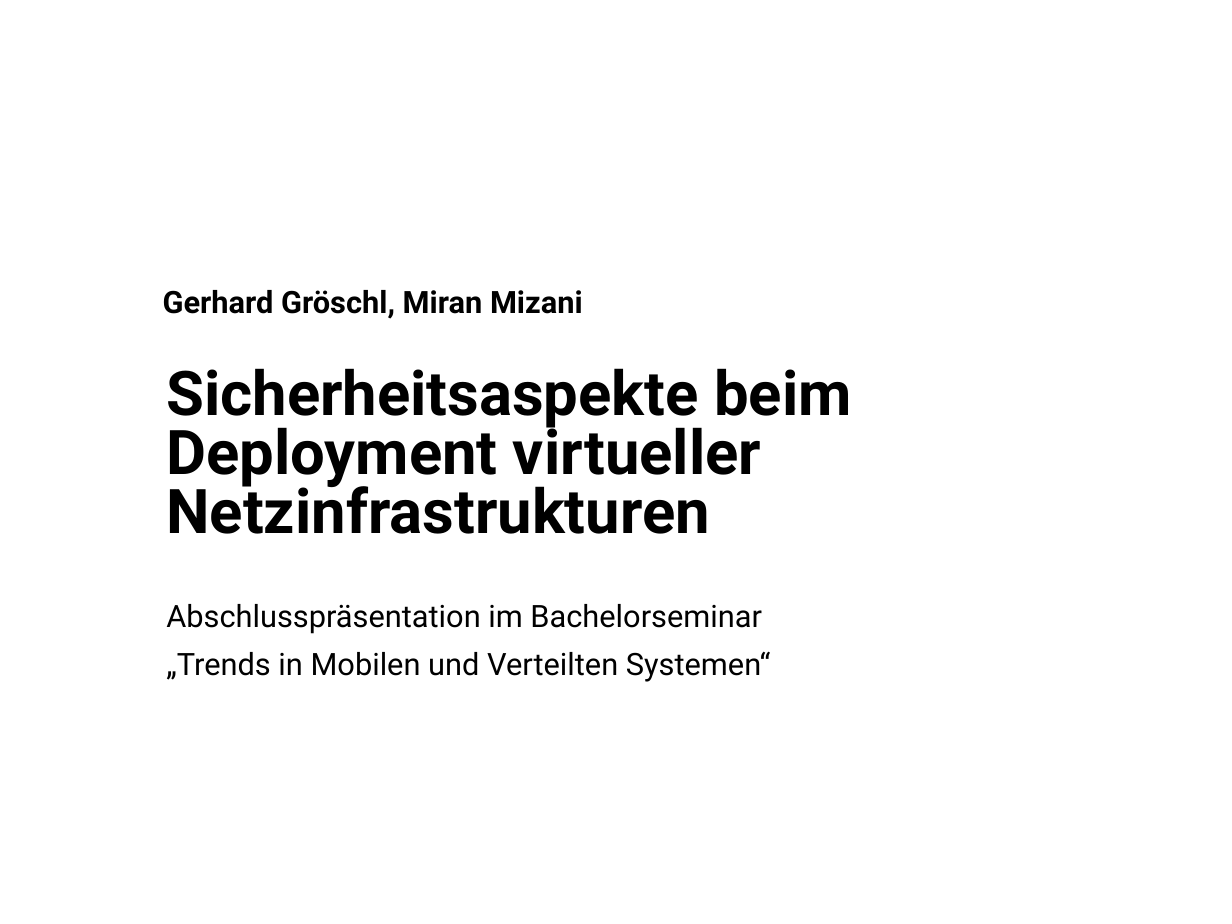
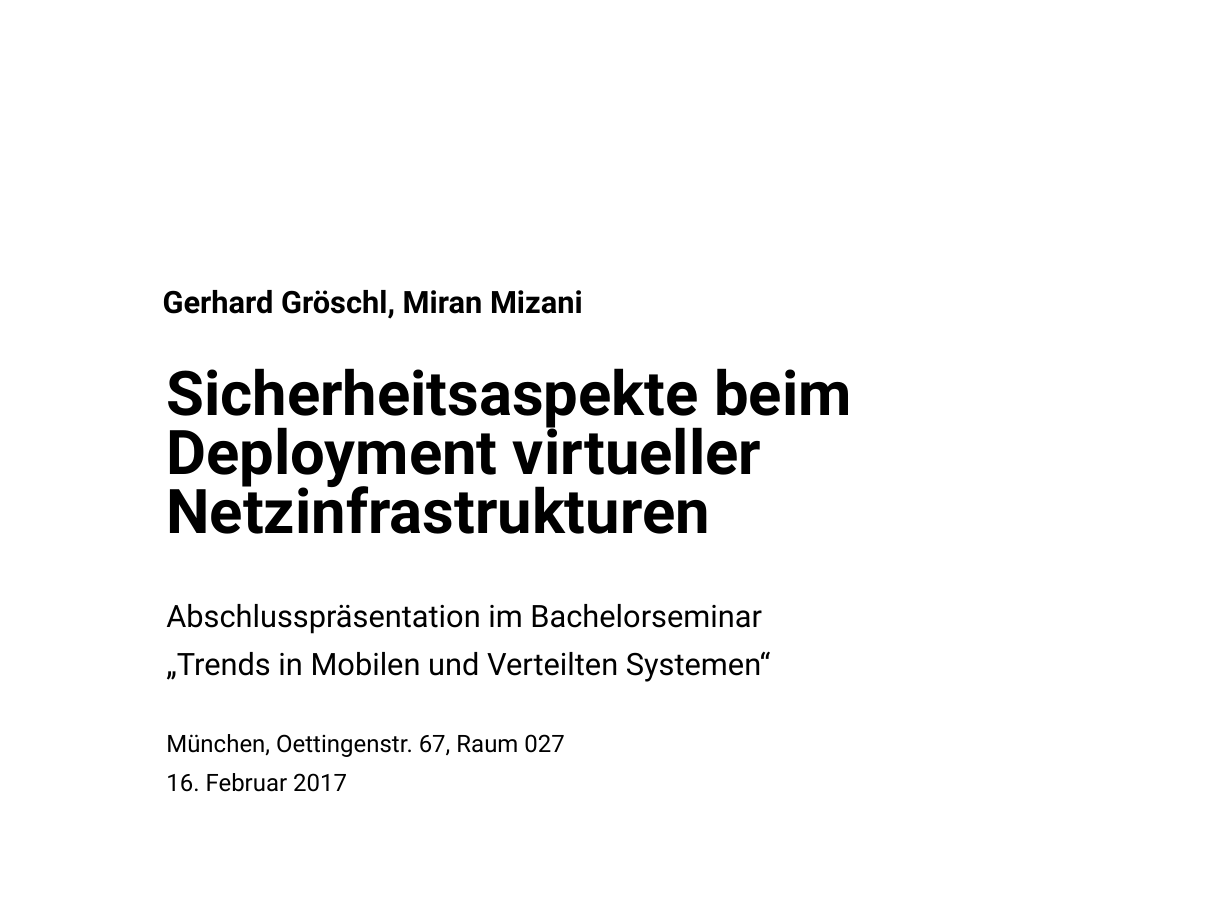
Before and after one commit to GeGroe/timvs, a slide deck: slide 2 of Referat/PowerPoint/TimvS_SVNE.pptx (slide 1 before the commit). Drawn at 1232x924 pixels with LibreOffice and Linux fonts; fonts in the diff are those of the drawing; background and template pictures are left out. Boxes give left, top, right and bottom in pixels: in the first picture for what was removed or moved away, otherwise in the second. Text is boxed around its words. In the diff, an @@ line names an element or a change of style, - is before the commit and + after.

```diff
--- a/Referat/PowerPoint/TimvS_SVNE.pptx
+++ b/Referat/PowerPoint/TimvS_SVNE.pptx
@@ subtitle at [166, 734, 564, 792]: paragraphs added @@
+München, Oettingenstr. 67, Raum 027
+16. Februar 2017
```
Also in this commit, not shown: 3 other slides changed, 5 slides added, 4 other files.
